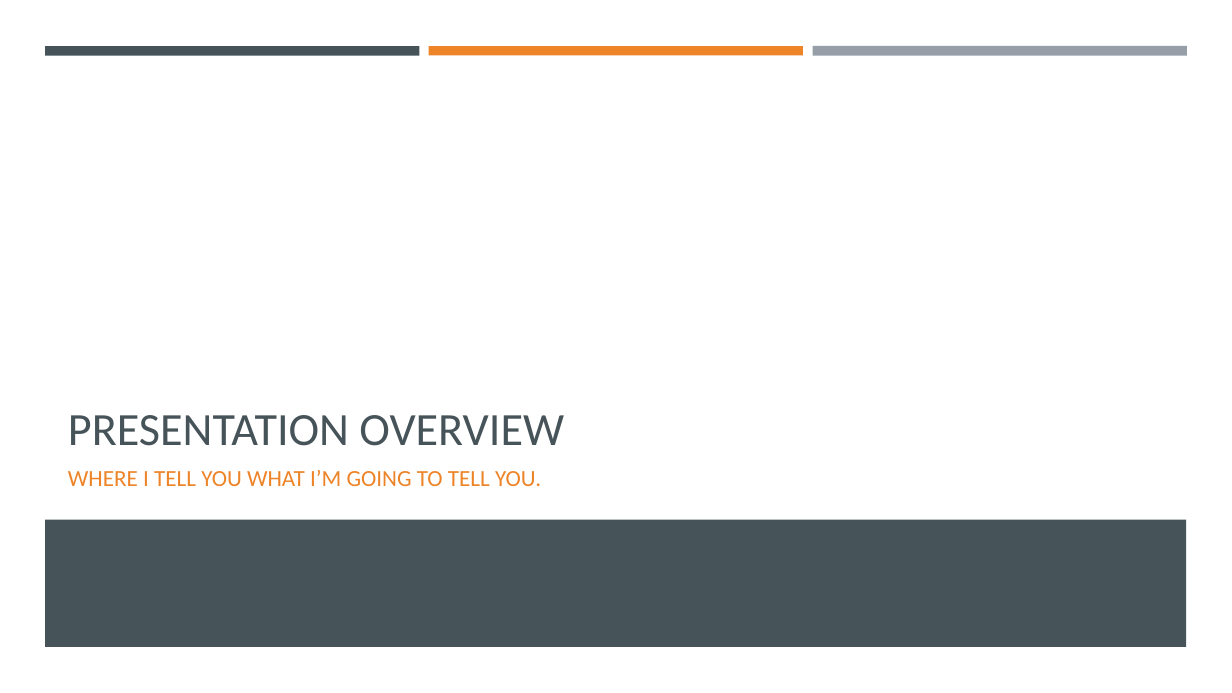
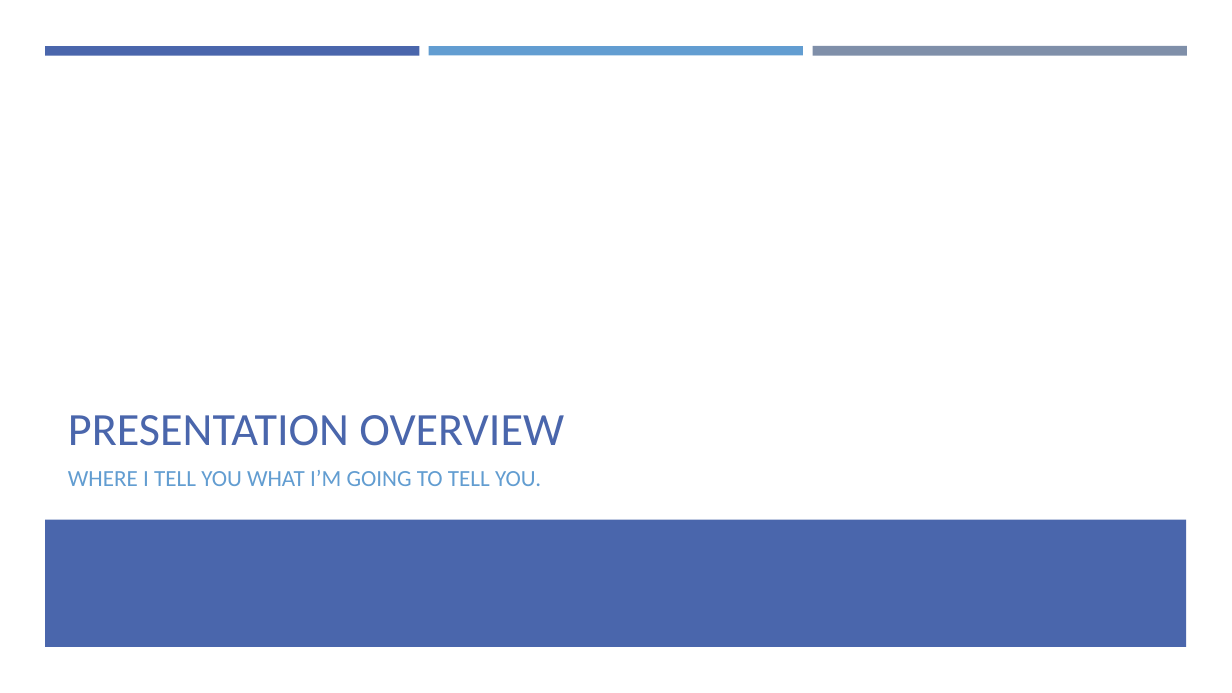
Before and after one commit to EnterpriseProductsLP/introduction-to-docker, a slide deck: slide 2 of presentation/presentation.pptx. Drawn at 1232x693 pixels with LibreOffice and Linux fonts; fonts in the diff are those of the drawing. Boxes give left, top, right and bottom in pixels: in the first picture for what was removed or moved away, otherwise in the second. Text is boxed around its words. In the diff, an @@ line names an element or a change of style, - is before the commit and + after.

```diff
--- a/presentation/presentation.pptx
+++ b/presentation/presentation.pptx
@@ rectangle at box(45, 46, 420, 55): fill #465359 to #4A66AC @@
@@ rectangle at box(429, 46, 803, 55): fill #ED8428 to #629DD1 @@
@@ rectangle at box(812, 46, 1187, 56): fill #969FA7 to #7F8FA9 @@
@@ title "PRESENTATION OVERVIEW" at box(68, 415, 564, 446): text colour #465359 to #4A66AC @@
@@ text "WHERE I TELL YOU WHAT ..." at box(68, 470, 541, 486): text colour #ED8428 to #629DD1 @@
@@ rectangle at box(45, 519, 1187, 647): fill #465359 to #4A66AC @@
```
Also in this commit, not shown: 39 other slides changed, 1 slide added, 1 other file.
